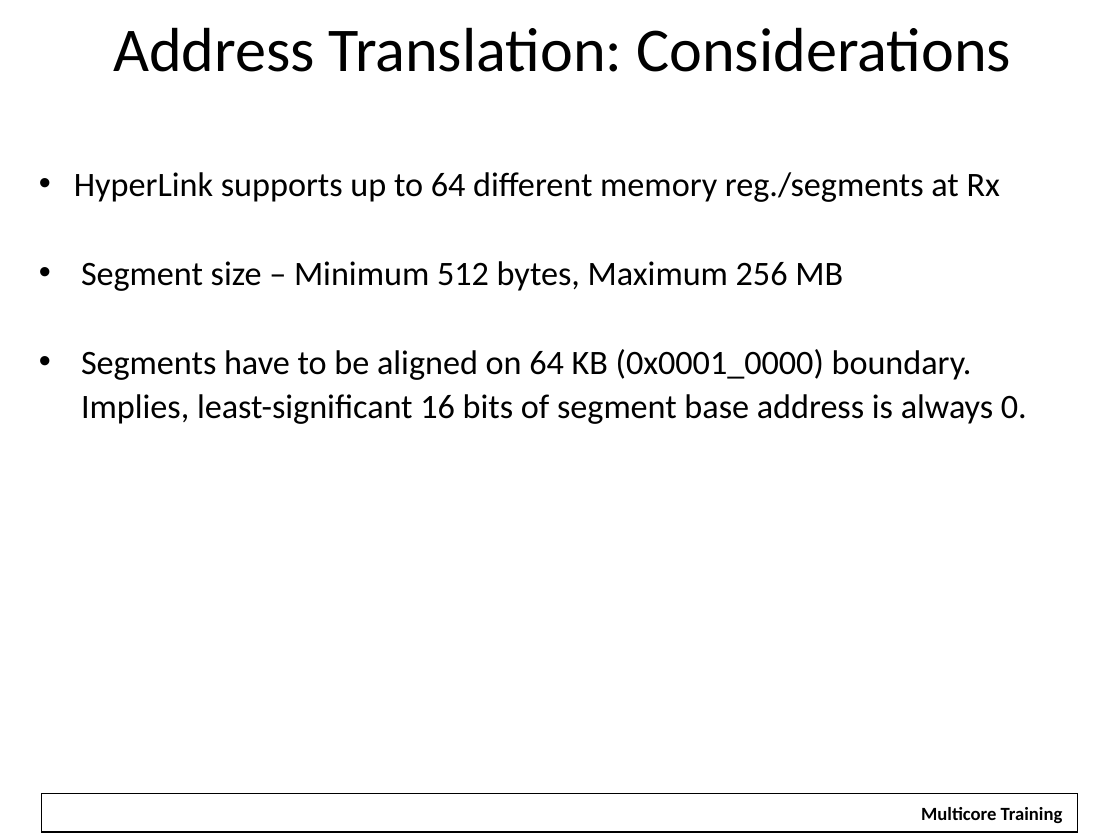
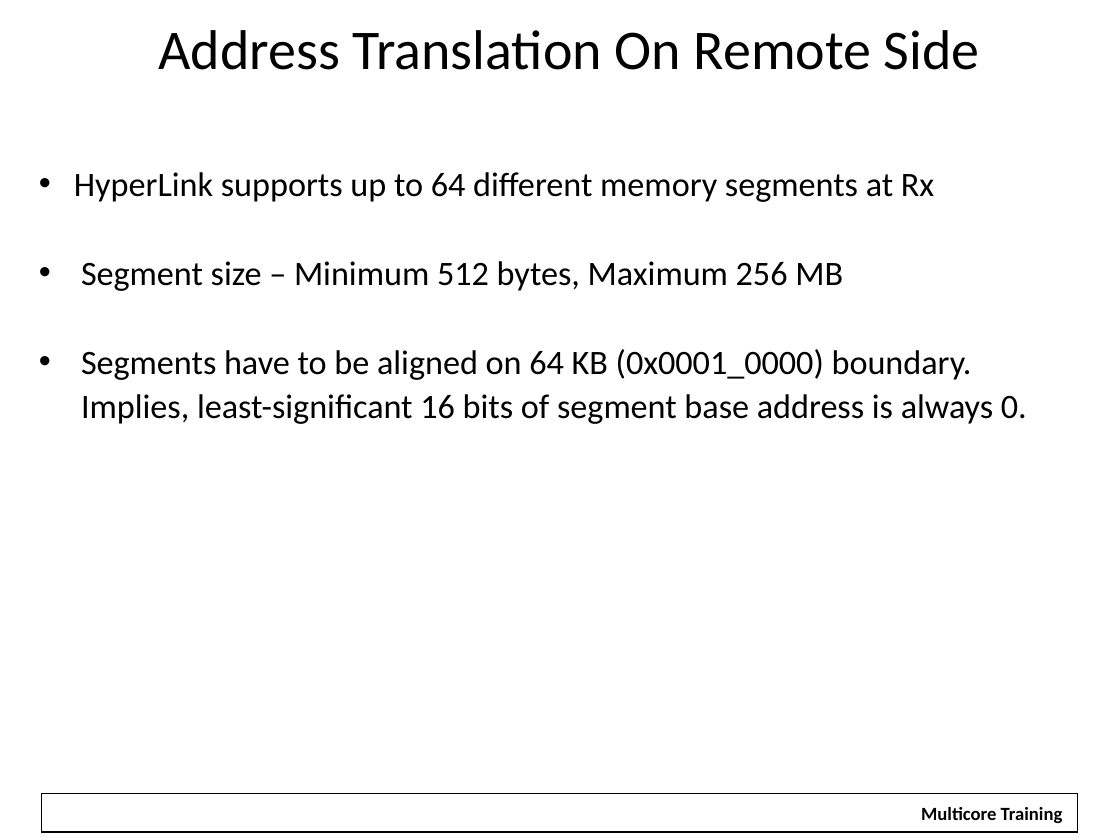
Before and after one commit to hari1989/keystone-workshop, a slide deck: slide 14 of slides/Intro to Hyperlink.pptx (slide 15 before the commit). Drawn at 1120x840 pixels with LibreOffice and Linux fonts; fonts in the diff are those of the drawing; background and template pictures are left out. Boxes give left, top, right and bottom in pixels: in the first picture for what was removed or moved away, otherwise in the second. Text is boxed around its words. In the diff, an @@ line names an element or a change of style, - is before the commit and + after.

Commit message:
Insert latest address translation

```diff
--- a/slides/Intro to Hyperlink.pptx
+++ b/slides/Intro to Hyperlink.pptx
@@ title at (158,30,980,70): text changed; size 40 to 36 pt @@
-Address Translation: Considerations
+Address Translation On Remote Side
@@ text at (74,172,934,202): text changed @@
-• HyperLink supports up to 64 different memory reg./segments at Rx
+• HyperLink supports up to 64 different memory segments at Rx
```
Also in this commit, not shown: 20 other slides changed, 1 slide added, 2 slides removed.
